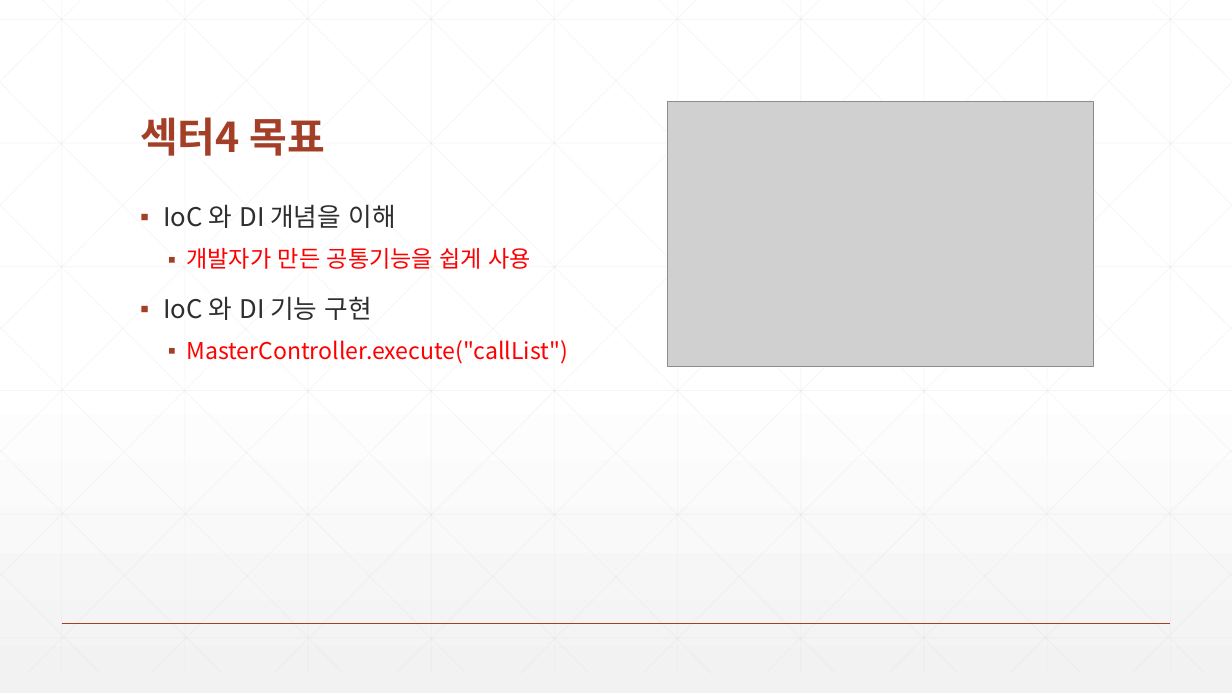
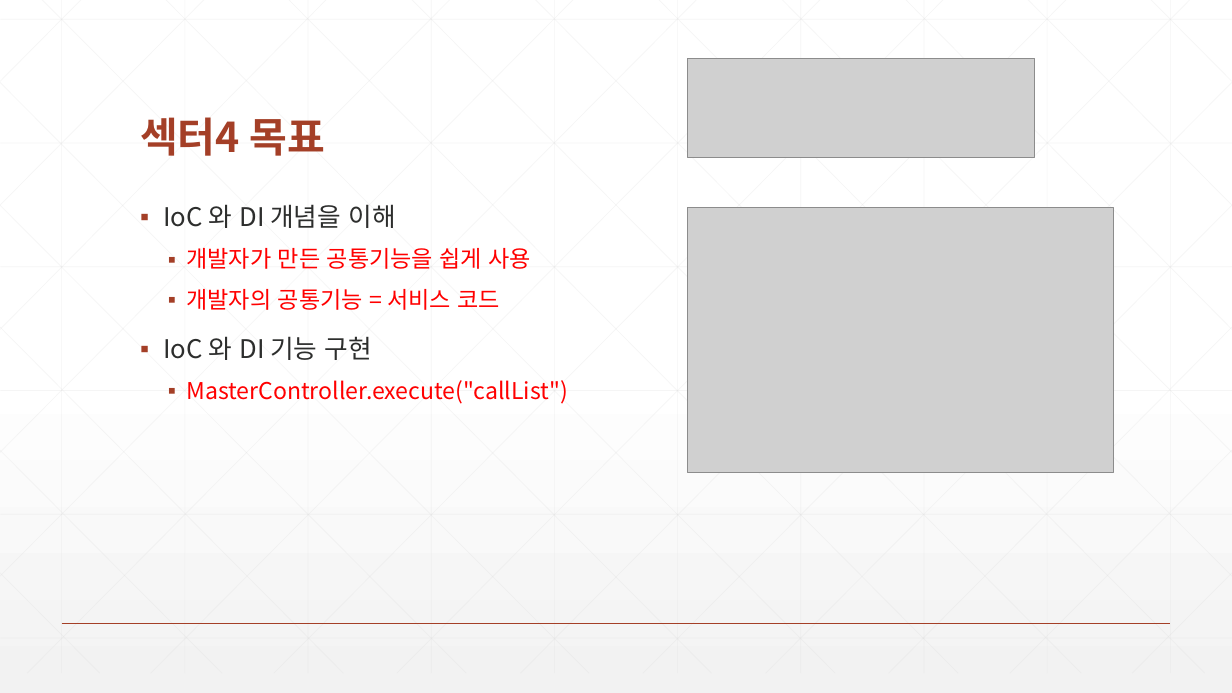
Before and after one commit to zeroshift01/code5, a slide deck: slide 2 of inflearn04/doc/3.비즈니스 공통 기능을 재사용할 수 있는 IoC 와 DI 를 구현합니다.pptx. Drawn at 1232x693 pixels with LibreOffice and Linux fonts; fonts in the diff are those of the drawing; grey boxes stand for pictures. Boxes give left, top, right and bottom in pixels: in the first picture for what was removed or moved away, otherwise in the second. Text is boxed around its words. In the diff, an @@ line names an element or a change of style, - is before the commit and + after.

Commit message:
섹터4 완료

```diff
--- a/inflearn04/doc/3.비즈니스 공통 기능을 재사용할 수 있는 IoC 와 DI 를 구현합니다.pptx
+++ b/inflearn04/doc/3.비즈니스 공통 기능을 재사용할 수 있는 IoC 와 DI 를 구현합니다.pptx
@@ picture added at bbox=[688, 58, 1035, 157] @@
@@ picture: place and size @@
-picture at bbox=[667, 102, 1093, 366]
+picture at bbox=[688, 208, 1114, 472]
@@ text at bbox=[186, 289, 500, 310]: paragraph added @@
+  ▪ 개발자의 공통기능 = 서비스 코드
```
Also in this commit, not shown: 2 other slides changed, 12 other files.
